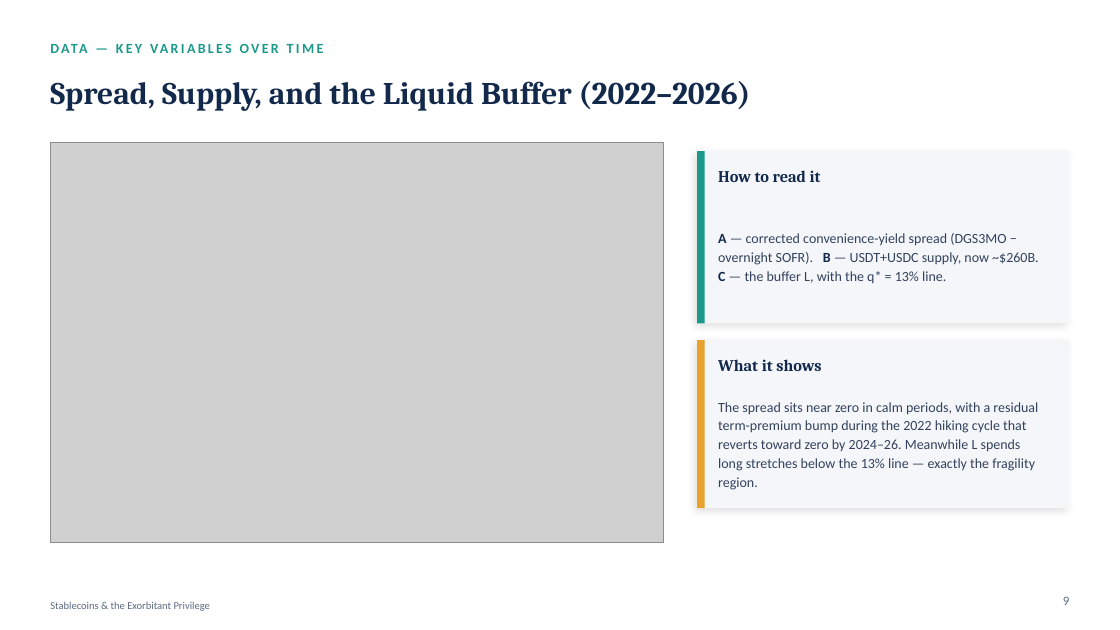
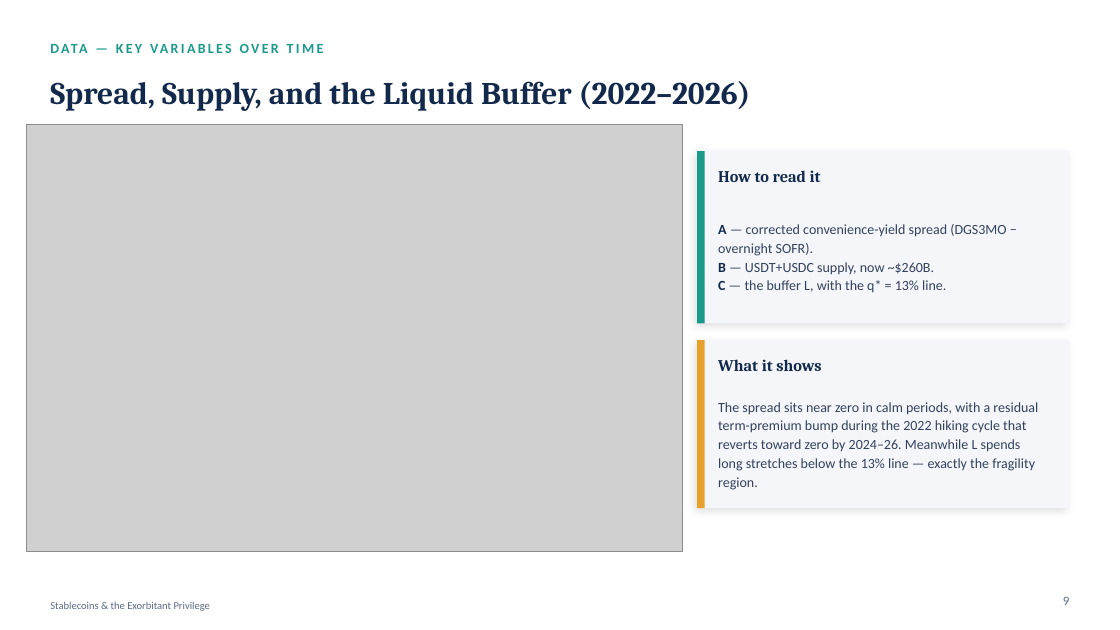
Before and after one commit to kimmireu0921/Stablecoins-and-the-Exorbitant-Privilege, a slide deck: slide 9 of presentations/0609_FINAL_merged_Stablecoin_Privilege.pptx. Drawn at 1120x630 pixels with LibreOffice and Linux fonts; fonts in the diff are those of the drawing; grey boxes stand for pictures. Boxes give left, top, right and bottom in pixels: in the first picture for what was removed or moved away, otherwise in the second. Text is boxed around its words. In the diff, an @@ line names an element or a change of style, - is before the commit and + after.

Commit message:
updated some data

```diff
--- a/presentations/0609_FINAL_merged_Stablecoin_Privilege.pptx
+++ b/presentations/0609_FINAL_merged_Stablecoin_Privilege.pptx
@@ picture: place and size @@
-picture at <box>50,143,664,542</box>
+picture at <box>26,124,682,551</box>
@@ text at <box>718,224,1006,292</box>: text changed @@
-A — corrected convenience-yield spread (DGS3MO − overnight SOFR). B — USDT+USDC supply, now ~$260B. C — the buffer L, with the q* = 13% line.
+A — corrected convenience-yield spread (DGS3MO − overnight SOFR).
+B — USDT+USDC supply, now ~$260B.
+C — the buffer L, with the q* = 13% line.
```
